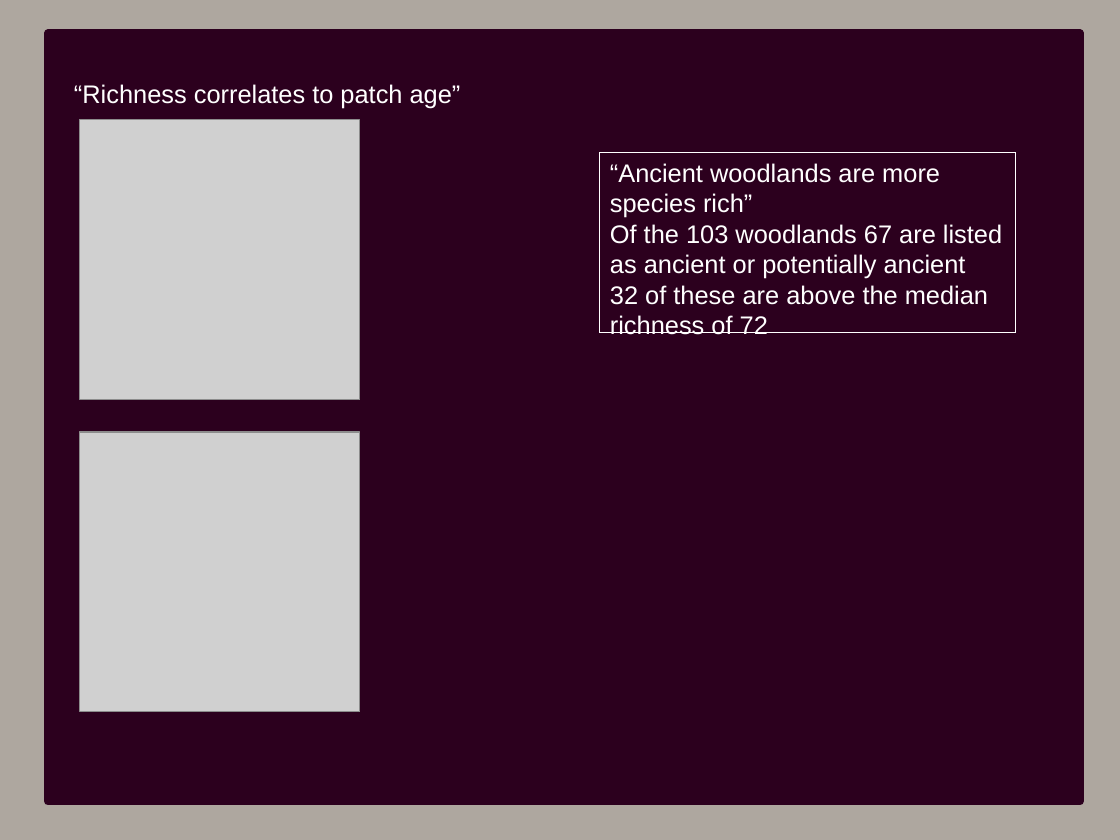
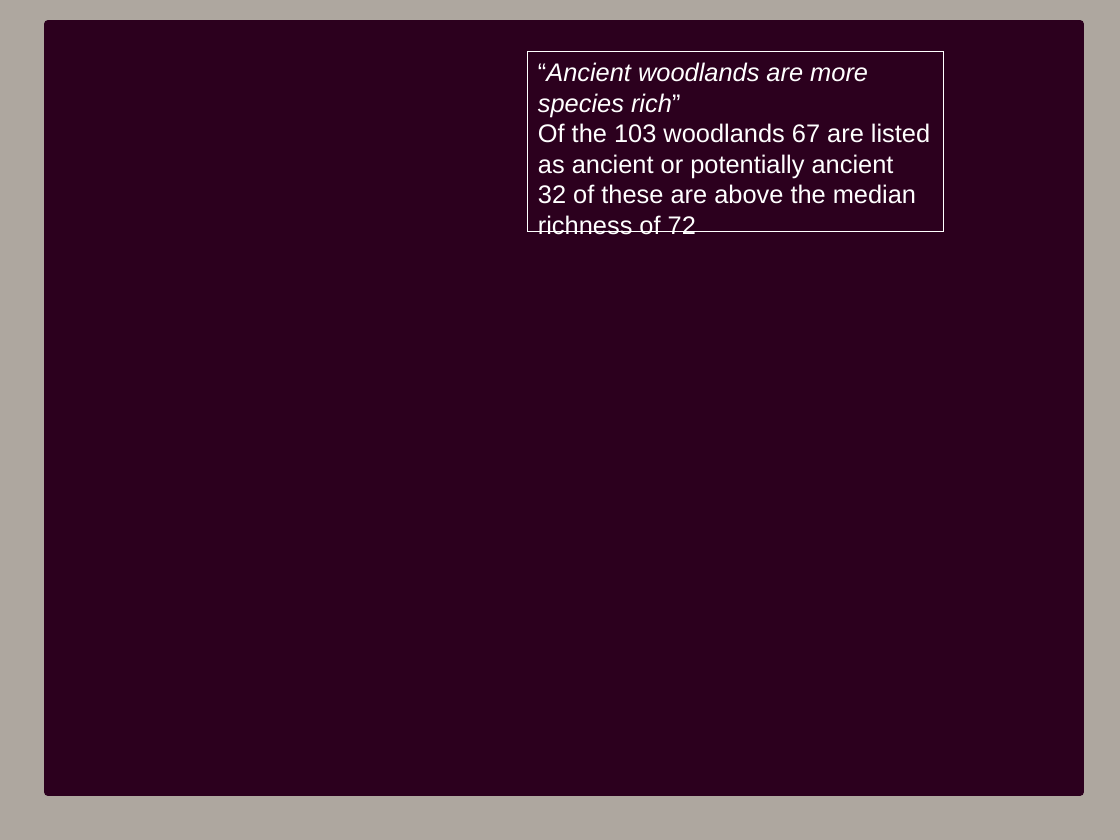
Before and after one commit to PetraGuy/CMEECourseWork, a slide deck: slide 12 of CMEEMainProject/Talk1.odp. Drawn at 1120x840 pixels with LibreOffice and Linux fonts; fonts in the diff are those of the drawing; grey boxes stand for pictures. Boxes give left, top, right and bottom in pixels: in the first picture for what was removed or moved away, otherwise in the second. Text is boxed around its words. In the diff, an @@ line names an element or a change of style, - is before the commit and + after.

```diff
--- a/CMEEMainProject/Talk1.odp
+++ b/CMEEMainProject/Talk1.odp
@@ rectangle: place and size @@
-rectangle at [48,34,1080,802]
+rectangle at [48,24,1080,793]
@@ rectangle "“Ancient woodlands are more species ...": place and size @@
-rectangle "“Ancient woodlands are more species ..." at [601,152,1016,333]
+rectangle "“Ancient woodlands are more species ..." at [528,52,944,233]
@@ text removed at [74,84,461,109] @@
-“Richness correlates to patch age”
@@ text in rectangle at [538,62,868,117]: italic on in "“Ancient woodlands are more species rich”" @@
@@ picture removed at [80,120,361,400] @@
@@ picture removed at [80,432,361,712] @@
```
Also in this commit, not shown: 5 other slides changed, 2 slides added, 1 slide removed, 13 other files.
